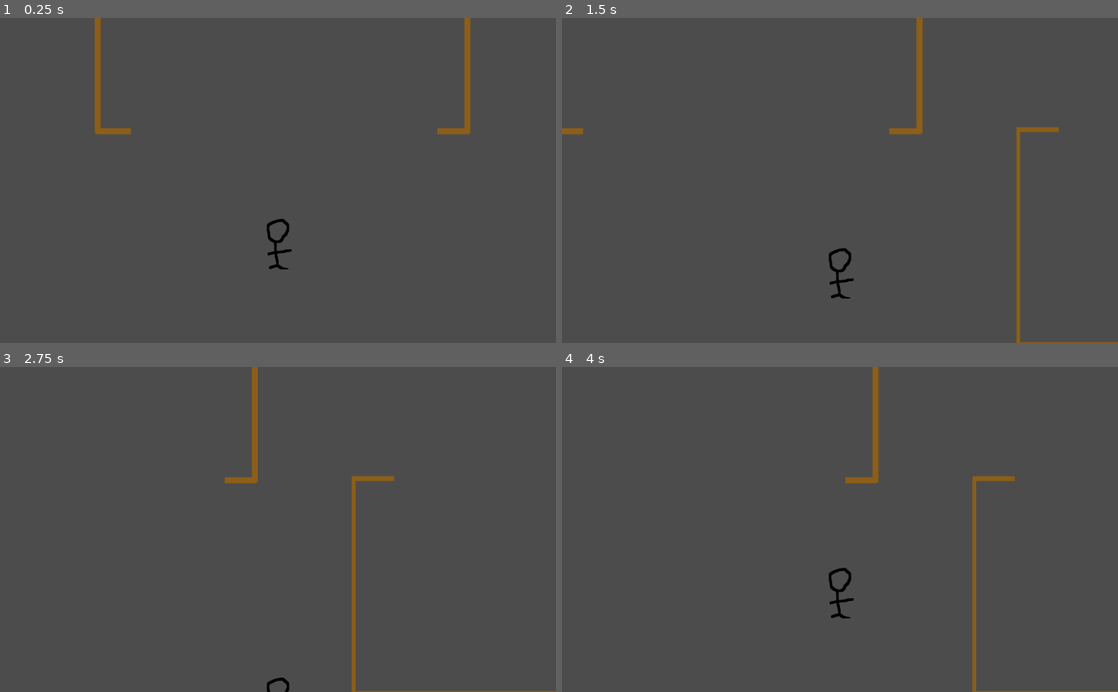
Above: before the commit, frames 1-4 (two rows, left to right).
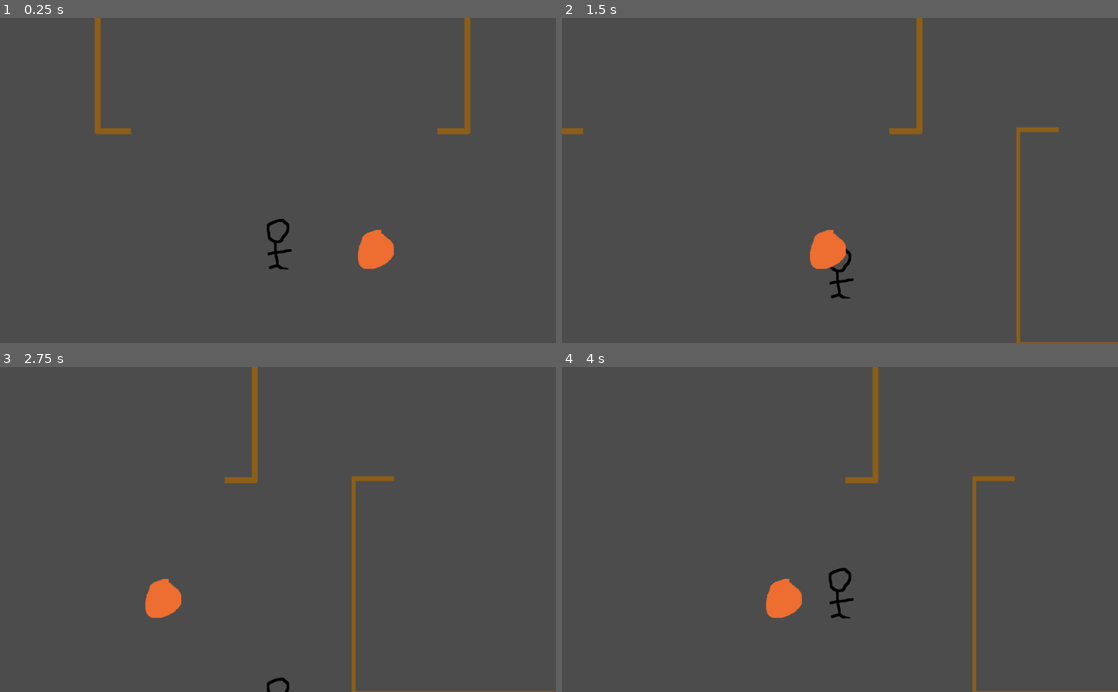
Above: after the commit, the same moments.

Repository: Dvlv/ld46
Game: Godot game, scene res://scenes/Main.tscn
The game is run twice, just before and just after one commit, with the same random seed, the same clock (stepped at 60 frames per second) and the same inputs.
Inputs:
- Up to frame 1 (0.25 s): no input
- Up to frame 2 (1.5 s): tap Enter (ui_accept) at 0.5, 0.77 s; hold Right (ui_right) 0.53-1.28 s; tap W (player_action, bound only after the commit) at 0.6, 1.35 s; hold Down (ui_down) from 1.28 s (still down)
- Up to frame 3 (2.75 s): tap Enter (ui_accept) at 1.52 s; release Down (ui_down) at 2.03 s; hold Right (ui_right) from 2.03 s (still down); tap W (player_action, bound only after the commit) at 2.1 s
- Up to frame 4 (4 s): release Right (ui_right) at 2.78 s; hold Up (ui_up) 2.78-3.53 s; tap W (player_action, bound only after the commit) at 2.85, 3.6 s; tap Enter (ui_accept) at 3.02, 3.77 s; hold Left (ui_left) from 3.53 s (still down)

The runs differ from the first frame. In frame 1, 0.6% of the frame differs, in the area x 64-71%, y 65-78%; in frame 2, 0.6%; in frame 3, 0.6%; in frame 4, 0.6%, in the area x 36-44%, y 65-78%.

Commit message:
can chase sq around and rescue

Diff:
--- a/project.godot
+++ b/project.godot
@@ -23,6 +23,19 @@
 
 global="*res://scripts/global.gd"
 
+[input]
+
+player_action={
+"deadzone": 0.5,
+"events": [ Object(InputEventKey,"resource_local_to_scene":false,"resource_name":"","device":0,"alt":false,"shift":false,"control":false,"meta":false,"command":false,"pressed":false,"scancode":87,"unicode":0,"echo":false,"script":null)
+ ]
+}
+player_apple={
+"deadzone": 0.5,
+"events": [ Object(InputEventKey,"resource_local_to_scene":false,"resource_name":"","device":0,"alt":false,"shift":false,"control":false,"meta":false,"command":false,"pressed":false,"scancode":65,"unicode":0,"echo":false,"script":null)
+ ]
+}
+
 [rendering]
 
 environment/default_environment="res://default_env.tres"
--- a/scenes/Main.tscn
+++ b/scenes/Main.tscn
@@ -1,13 +1,16 @@
-[gd_scene load_steps=3 format=2]
+[gd_scene load_steps=5 format=2]
 
-[ext_resource path="res://assets/art/main-bg.png" type="Texture" id=1]
-[ext_resource path="res://scenes/Player.tscn" type="PackedScene" id=2]
+[ext_resource path="res://scripts/Main.gd" type="Script" id=1]
+[ext_resource path="res://assets/art/main-bg.png" type="Texture" id=2]
+[ext_resource path="res://scenes/Player.tscn" type="PackedScene" id=3]
+[ext_resource path="res://scenes/Sq.tscn" type="PackedScene" id=4]
 
 [node name="Main" type="Node2D"]
+script = ExtResource( 1 )
 
 [node name="Background" type="Sprite" parent="."]
 position = Vector2( 602.936, 9.52008 )
-texture = ExtResource( 1 )
+texture = ExtResource( 2 )
 
 [node name="sqMovePoints" type="Node2D" parent="."]
 __meta__ = {
@@ -38,3 +41,13 @@
 limit_top = -588
 limit_right = 1624
 limit_bottom = 600
+
+[node name="Sq" parent="." instance=ExtResource( 4 )]
+position = Vector2( 774.891, 425.219 )
+
+[connection signal="room_coords" from="." to="Sq" method="_on_Main_room_coords"]
+[connection signal="give_apple" from="Player" to="Sq" method="_on_Player_give_apple"]
+[connection signal="player_action_near_sq" from="Player" to="Sq" method="_on_Player_player_action_near_sq"]
+[connection signal="rescue" from="Player" to="Sq" method="_on_Player_rescue"]
+[connection signal="area_entered" from="Sq" to="Player" method="_on_Sq_area_entered"]
+[connection signal="area_exited" from="Sq" to="Player" method="_on_Sq_area_exited"]
--- a/scenes/Player.tscn
+++ b/scenes/Player.tscn
@@ -11,10 +11,16 @@
 "speed": 5.0
 } ]
 
-[node name="Player" type="Node2D"]
+[sub_resource type="RectangleShape2D" id=2]
+extents = Vector2( 43.6264, 62.7235 )
+
+[node name="Player" type="Area2D"]
 script = ExtResource( 1 )
 
 [node name="AnimatedSprite" type="AnimatedSprite" parent="."]
 scale = Vector2( 0.5, 0.5 )
 frames = SubResource( 1 )
 animation = "idle"
+
+[node name="CollisionShape2D" type="CollisionShape2D" parent="."]
+shape = SubResource( 2 )
--- a/scenes/Sq.tscn
+++ b/scenes/Sq.tscn
@@ -1,17 +1,35 @@
-[gd_scene load_steps=3 format=2]
+[gd_scene load_steps=5 format=2]
 
-[ext_resource path="res://assets/art/sq-idle.png" type="Texture" id=1]
+[ext_resource path="res://scripts/Sq.gd" type="Script" id=1]
+[ext_resource path="res://assets/art/sq-idle.png" type="Texture" id=2]
 
 [sub_resource type="SpriteFrames" id=1]
 animations = [ {
-"frames": [ ExtResource( 1 ) ],
+"frames": [ ExtResource( 2 ) ],
 "loop": true,
 "name": "idle",
 "speed": 5.0
 } ]
 
-[node name="Sq" type="Node2D"]
+[sub_resource type="RectangleShape2D" id=2]
+extents = Vector2( 52.5208, 51.1673 )
+
+[node name="Sq" type="Area2D"]
+script = ExtResource( 1 )
 
 [node name="AnimatedSprite" type="AnimatedSprite" parent="."]
 frames = SubResource( 1 )
 animation = "idle"
+
+[node name="Timer" type="Timer" parent="."]
+wait_time = 5.0
+autostart = true
+
+[node name="CollisionShape2D" type="CollisionShape2D" parent="."]
+shape = SubResource( 2 )
+
+[node name="dangerCooldownTimer" type="Timer" parent="."]
+wait_time = 20.0
+
+[node name="dangerTimer" type="Timer" parent="."]
+wait_time = 8.0
--- /dev/null
+++ b/scripts/Main.gd
@@ -0,0 +1,30 @@
+extends Node2D
+
+signal room_coords
+
+onready var sq = $Sq
+
+# Called when the node enters the scene tree for the first time.
+func _ready():
+	sq.connect("moving_to_room", self, "send_sq_room_coords")
+
+
+func get_room_coords(room):
+	if room == "kitchen":
+		return $sqMovePoints/kitchen.position
+	elif room == "bathroom":
+		return $sqMovePoints/bathroom.position
+	elif room == "hallway":
+		return $sqMovePoints/hallway.position
+	elif room == "bedroom":
+		return $sqMovePoints/bedroom.position
+	elif room == "livingRoom":
+		return $sqMovePoints/livingRoom.position
+
+	return $sqMovePoints/hallway.position
+
+
+func send_sq_room_coords(room):
+	var coords = get_room_coords(room)
+
+	emit_signal("room_coords", coords)
--- a/scripts/Player.gd
+++ b/scripts/Player.gd
@@ -1,7 +1,12 @@
 extends Node2D
+
+signal give_apple
+signal rescue
+signal player_action_near_sq
 
 
 var move_speed = 270
+var near_sq = false
 
 onready var sprite = $AnimatedSprite
 
@@ -15,3 +20,20 @@
 		position.x -= move_speed * delta
 	elif Input.is_action_pressed("ui_right"):
 		position.x += move_speed * delta
+
+	if Input.is_action_just_pressed("player_action"):
+		if near_sq:
+			emit_signal("player_action_near_sq")
+
+
+func give_apple():
+	if near_sq:
+		emit_signal("give_apple")
+
+
+func _on_Sq_area_entered(area):
+	near_sq = true
+
+
+func _on_Sq_area_exited(area):
+	near_sq = false
--- /dev/null
+++ b/scripts/Sq.gd
@@ -0,0 +1,116 @@
+extends Node2D
+
+signal moving_to_room
+signal in_danger
+signal staying_in_room
+
+var move_speed = 700
+var destination_boundary = 50
+var move_destination = null
+var current_room = null
+var danger_cooldown = false
+var is_in_danger = false
+
+onready var timer = $Timer
+onready var danger_cd_timer = $dangerCooldownTimer
+onready var danger_timer = $dangerTimer
+
+func _ready():
+	danger_cd_timer.connect("timeout", self, "on_danger_cd_timeout")
+	danger_timer.connect("timeout", self, "on_danger_timeout")
+	timer.connect("timeout", self, "random_action")
+	timer.start()
+
+func _physics_process(delta):
+	if move_destination:
+		var dist_from_pos_x = abs(move_destination.x - position.x)
+		var dist_from_pos_y = abs(move_destination.y - position.y)
+		if dist_from_pos_x > destination_boundary or dist_from_pos_y > destination_boundary:
+			move_toward_destination(delta)
+		else:
+			move_destination = null
+
+
+func move_toward_destination(delta):
+	var x_mul = 1
+	var y_mul = 1
+
+	if position.x > move_destination.x:
+		x_mul = -1
+
+	if position.y > move_destination.y:
+		y_mul = -1
+
+	var move = Vector2(position.x + (move_speed * delta * x_mul), position.y + (move_speed * delta * y_mul))
+	position = move
+
+func random_action():
+	var rooms = ["kitchen", "bathroom", "livingRoom", "bedroom", "hallway"]
+	var actions = ["room", "danger"]
+
+	randomize()
+
+	var next_action = "room"
+
+	if current_room and not danger_cooldown:
+		next_action = actions[randi() % actions.size()]
+
+	print(next_action)
+
+	if next_action == "room":
+		var next_room = rooms[randi() % rooms.size()]
+		print(next_room)
+
+		if next_room != current_room:
+			emit_signal("moving_to_room", next_room)
+			current_room = next_room
+		else:
+			emit_signal("staying_in_room", next_room)
+
+	else:
+		emit_signal("in_danger", current_room)
+		is_in_danger = true
+		danger_cooldown = true
+		timer.paused = true
+		danger_cd_timer.start()
+		danger_timer.start()
+
+
+func on_danger_cd_timeout():
+	danger_cooldown = false
+	timer.wait_time = 10.0
+	timer.paused = false
+
+	danger_timer.wait_time = 8.0
+	danger_timer.paused = true
+
+func on_danger_timeout():
+	print("sq died in room", current_room)
+
+
+func _on_Player_give_apple():
+	timer.wait_time = 20.0
+	emit_signal("moving_to_room", "livingRoom")
+
+
+func _on_Main_room_coords(coords):
+	move_destination = coords
+
+
+func _on_Player_rescue():
+	danger_timer.paused = true
+	danger_timer.wait_time = 8.0
+
+	danger_cd_timer.start()
+	danger_cooldown = true
+
+	timer.paused = false
+	timer.wait_time = 5.0
+	print("rescued")
+
+
+func _on_Player_player_action_near_sq():
+	if is_in_danger:
+		_on_Player_rescue()
+	else:
+		print("player looks suspiciously at sq")
Not shown: 1 places in scenes/Main.tscn that only renumber resources
Not shown: 1 places in scenes/Player.tscn that only renumber resources
